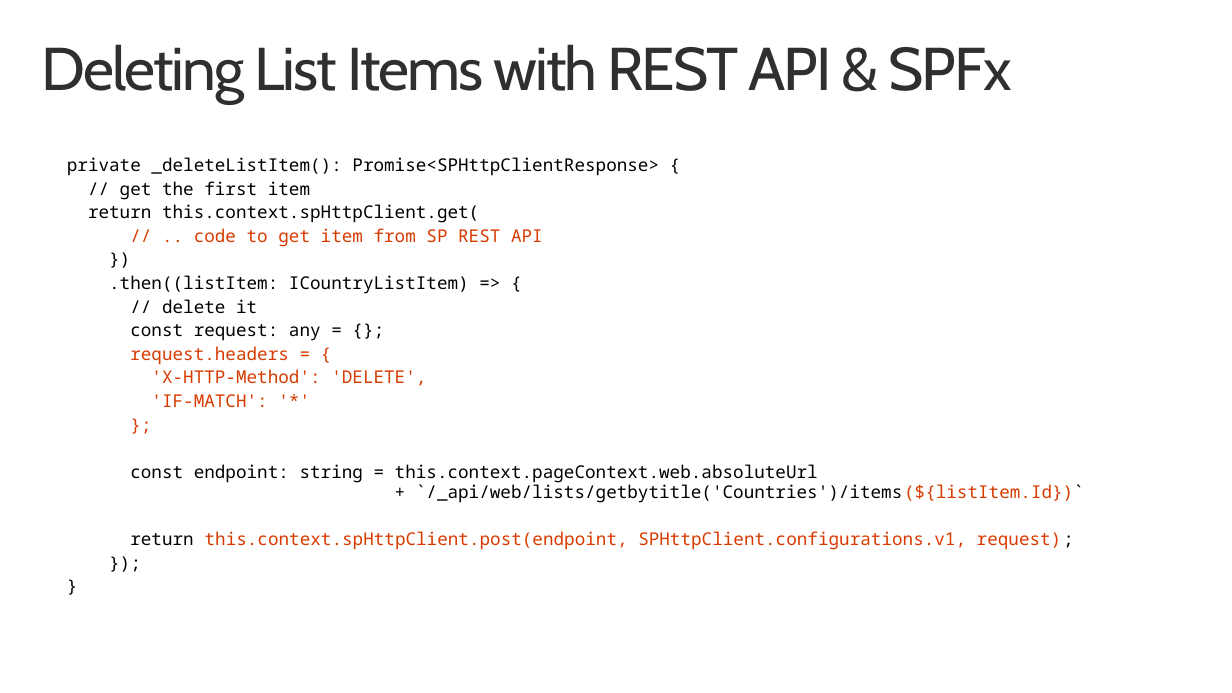
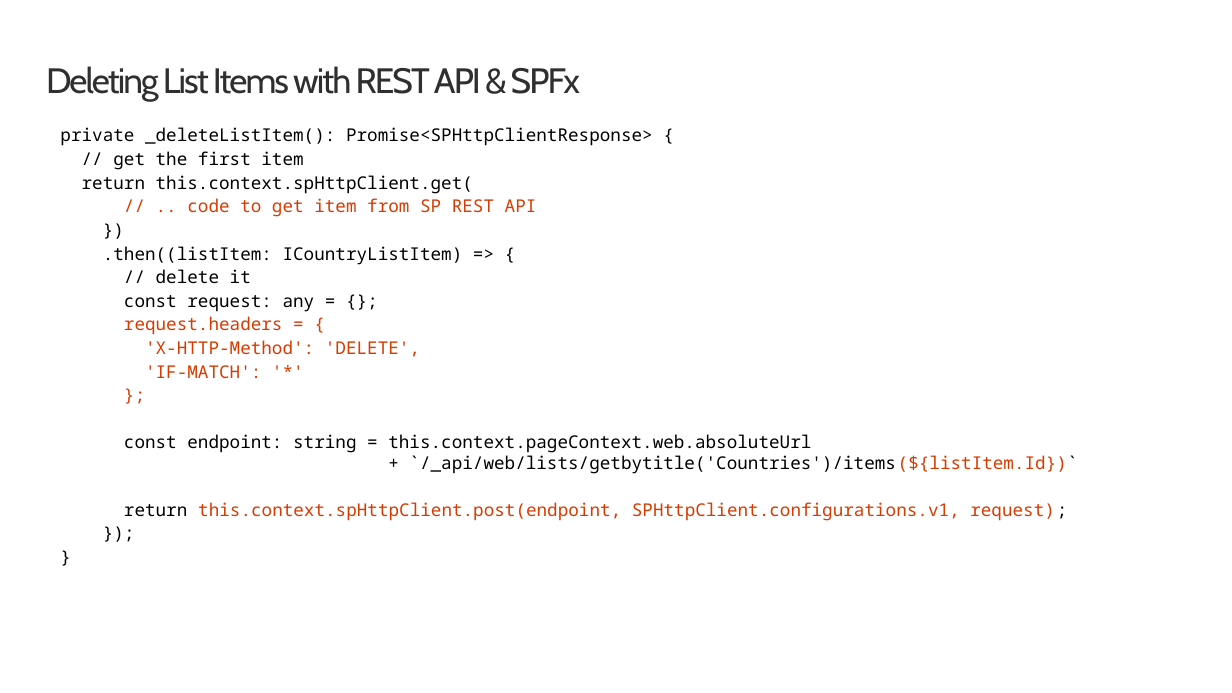
Before and after one commit to SharePoint/sp-dev-training-spfx-spcontent, a slide deck: slide 10 of 02 spfx sprest crud.pptx. Drawn at 1232x693 pixels with LibreOffice and Linux fonts; fonts in the diff are those of the drawing; background and template pictures are left out. Boxes give left, top, right and bottom in pixels: in the first picture for what was removed or moved away, otherwise in the second. Text is boxed around its words. In the diff, an @@ line names an element or a change of style, - is before the commit and + after.

```diff
--- a/02 spfx sprest crud.pptx
+++ b/02 spfx sprest crud.pptx
@@ title "Deleting List Items with REST ...": place and size @@
-title "Deleting List Items with REST ..." at [42, 44, 1011, 103]
+title "Deleting List Items with REST ..." at [46, 66, 580, 101]
@@ title "Deleting List Items with REST ..." at [46, 66, 580, 101]: size 48 to 28 pt @@
@@ text "private _deleteListItem(): Promise<SPHttpClientResponse> {": place and size @@
-text "private _deleteListItem(): Promise<SPHttpClientResponse> {" at [67, 157, 1084, 550]
+text "private _deleteListItem(): Promise<SPHttpClientResponse> {" at [60, 127, 1077, 521]
```
Also in this commit, not shown: 7 other slides changed, 2 other files.
